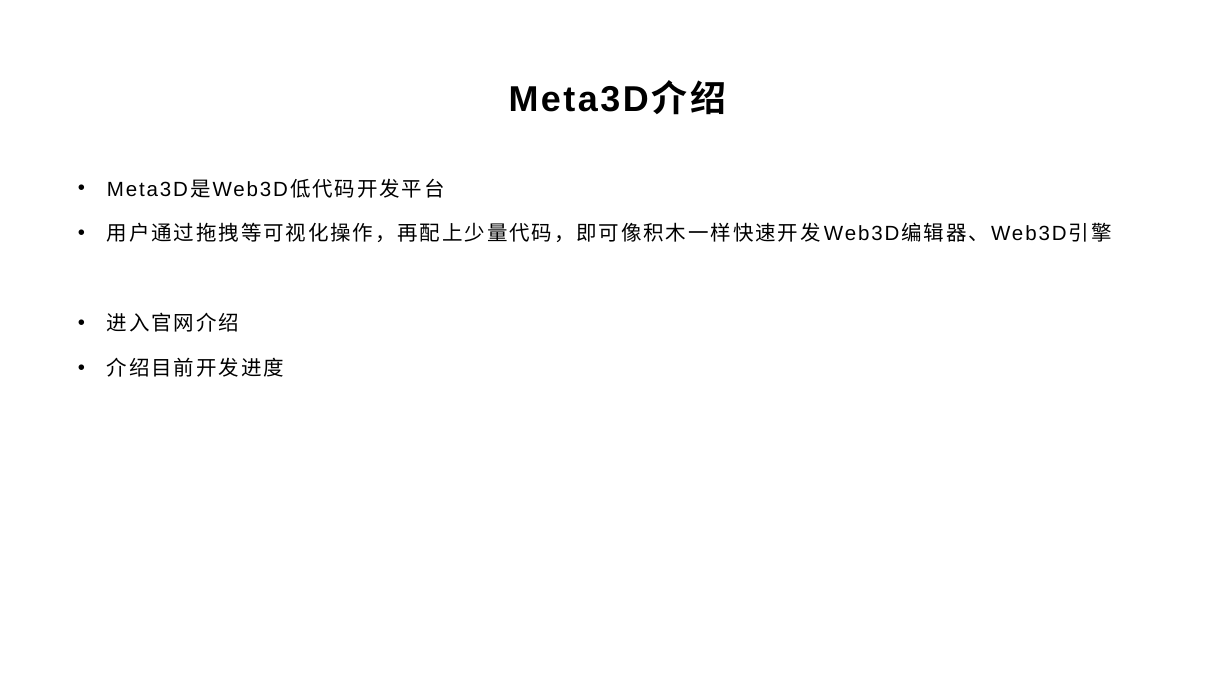
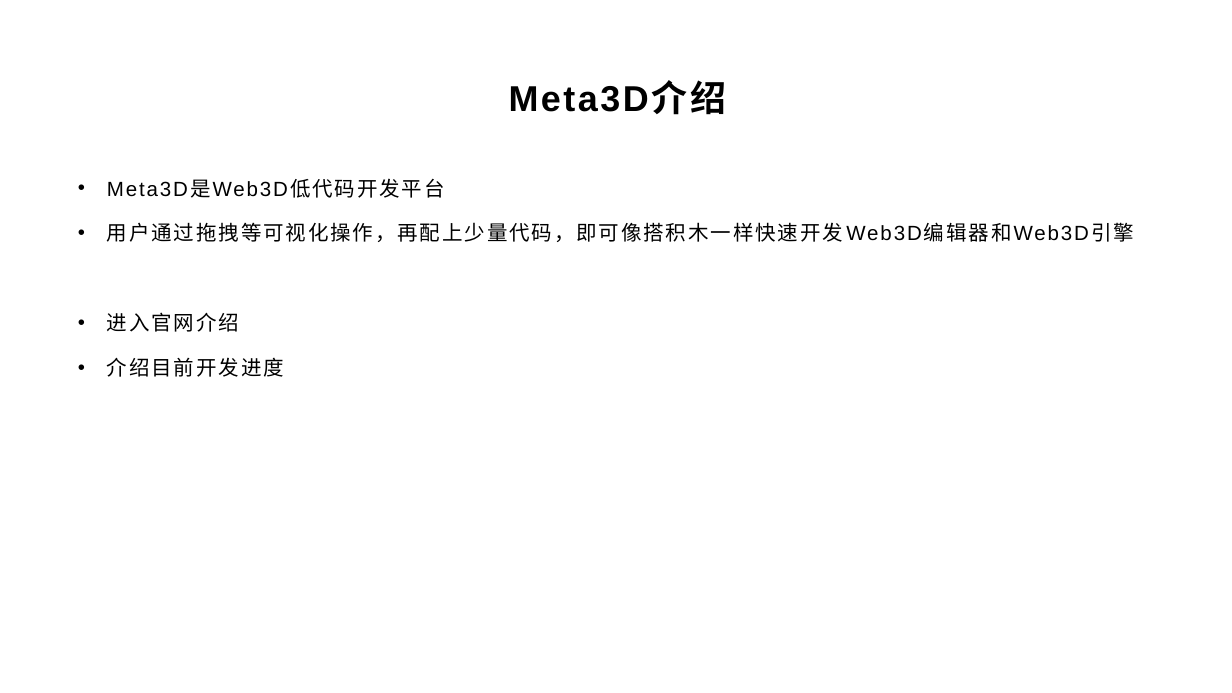
Before and after one commit to yyc-git/WebGPUSnakeEdu, a slide deck: slide 6 of lessons/0_introduce/课程介绍.pptx. Drawn at 1232x693 pixels with LibreOffice and Linux fonts; fonts in the diff are those of the drawing; background and template pictures are left out. Boxes give left, top, right and bottom in pixels: in the first picture for what was removed or moved away, otherwise in the second. Text is boxed around its words. In the diff, an @@ line names an element or a change of style, - is before the commit and + after.

```diff
--- a/lessons/0_introduce/课程介绍.pptx
+++ b/lessons/0_introduce/课程介绍.pptx
@@ text at (107,222,843,242): text changed @@
-• 用户通过拖拽等可视化操作，再配上少量代码，即可像积木一样快速开发Web3D编辑器、Web3D引擎
+• 用户通过拖拽等可视化操作，再配上少量代码，即可像搭积木一样快速开发Web3D编辑器和Web3D引擎
```
Also in this commit, not shown: 1 other slide changed.
